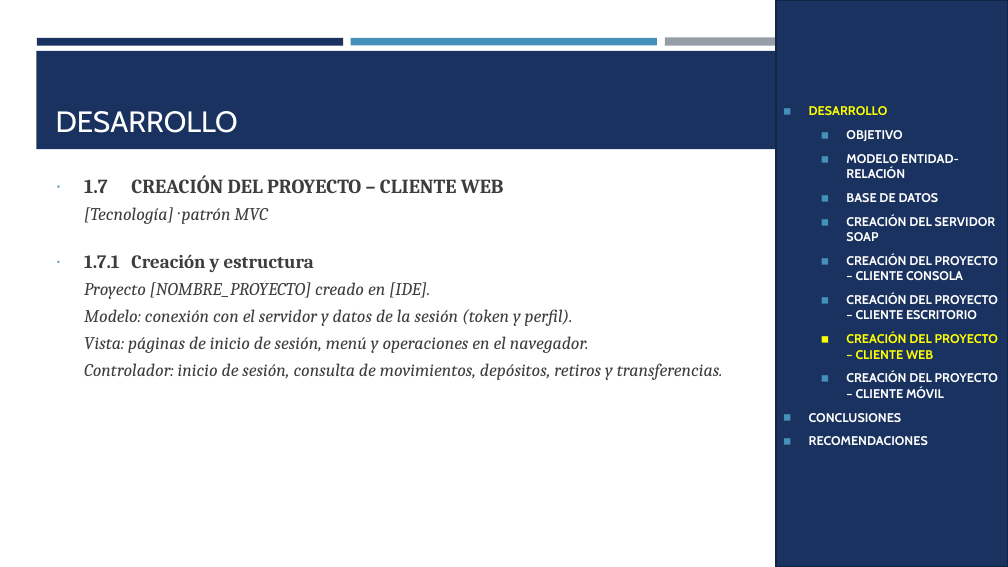
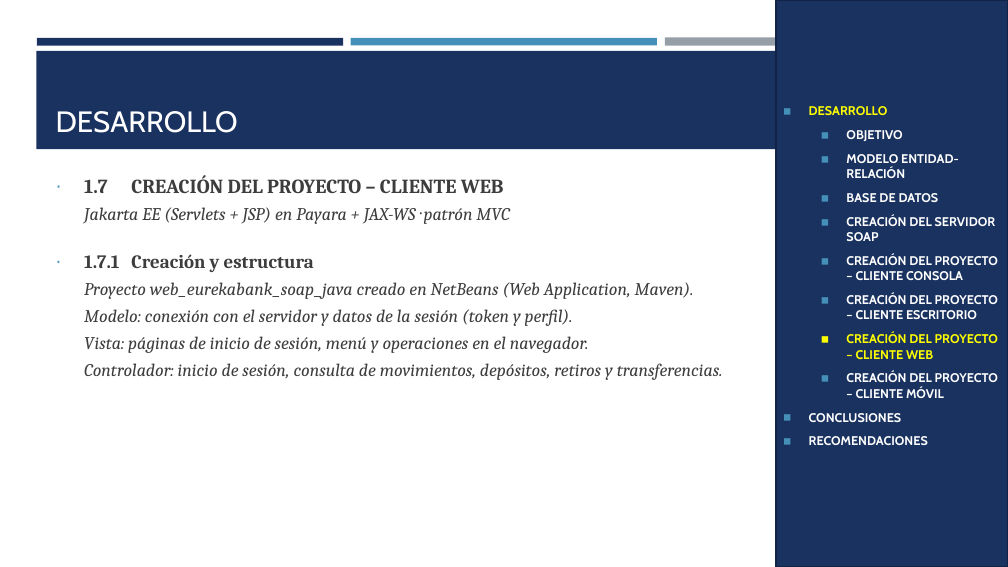
Before and after one commit to IMarcusDev/TI.1.1.-PAO202651_SOAP_JAVA_CONBDD_NRC36883_GR04, a slide deck: slide 23 of 05. DOCUMENTACION/PRESENTACION TI.1.1. SOAP con BDD en JAVA GR4.pptx (slide 21 before the commit). Drawn at 1008x567 pixels with LibreOffice and Linux fonts; fonts in the diff are those of the drawing. Boxes give left, top, right and bottom in pixels: in the first picture for what was removed or moved away, otherwise in the second. Text is boxed around its words. In the diff, an @@ line names an element or a change of style, - is before the commit and + after.

```diff
--- a/05. DOCUMENTACION/PRESENTACION TI.1.1. SOAP con BDD en JAVA GR4.pptx
+++ b/05. DOCUMENTACION/PRESENTACION TI.1.1. SOAP con BDD en JAVA GR4.pptx
@@ text at box(84, 207, 509, 224): text changed @@
-[Tecnología] · patrón MVC
+Jakarta EE (Servlets + JSP) en Payara + JAX-WS · patrón MVC
@@ text at box(84, 282, 694, 299): text changed @@
-Proyecto [NOMBRE_PROYECTO] creado en [IDE].
+Proyecto web_eurekabank_soap_java creado en NetBeans (Web Application, Maven).
```
Also in this commit, not shown: 19 other slides changed, 4 slides added.
